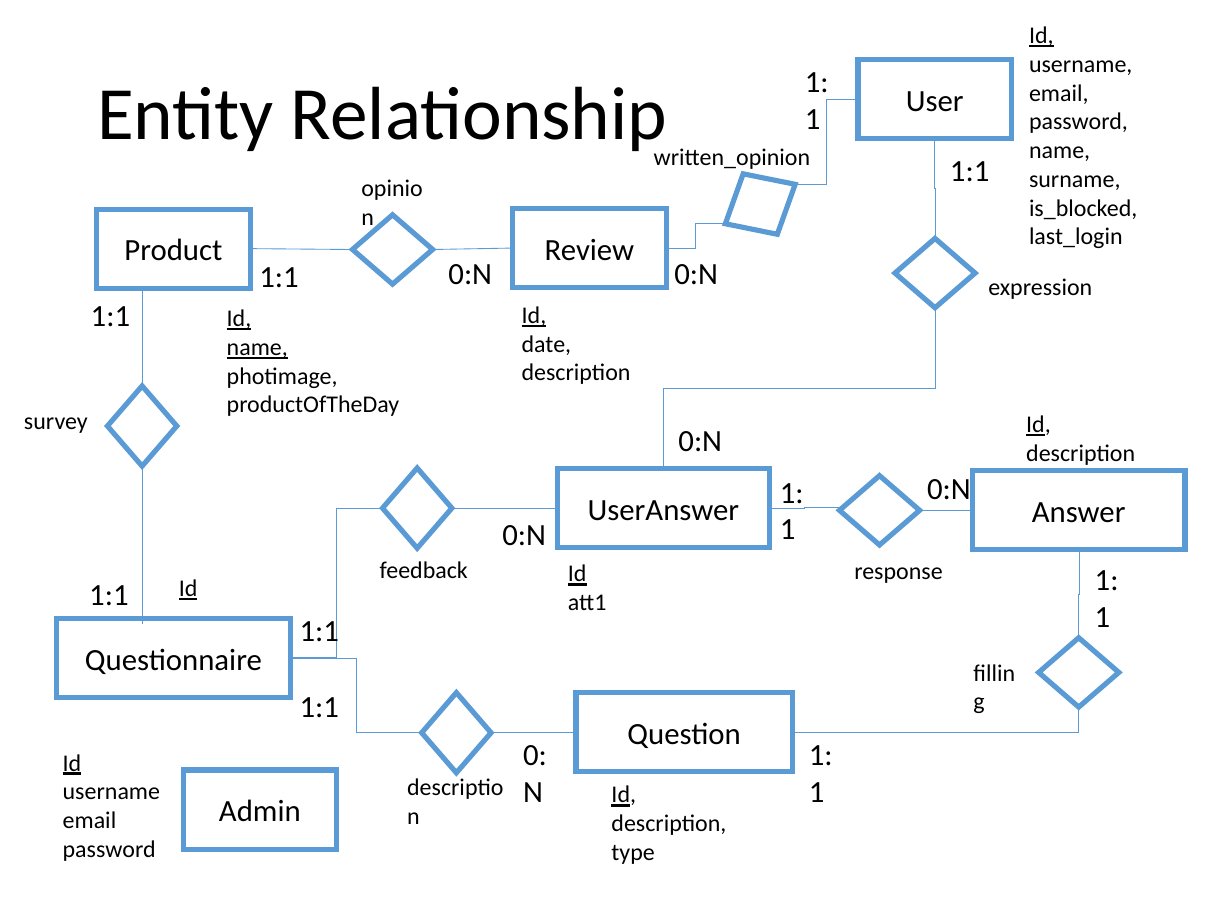
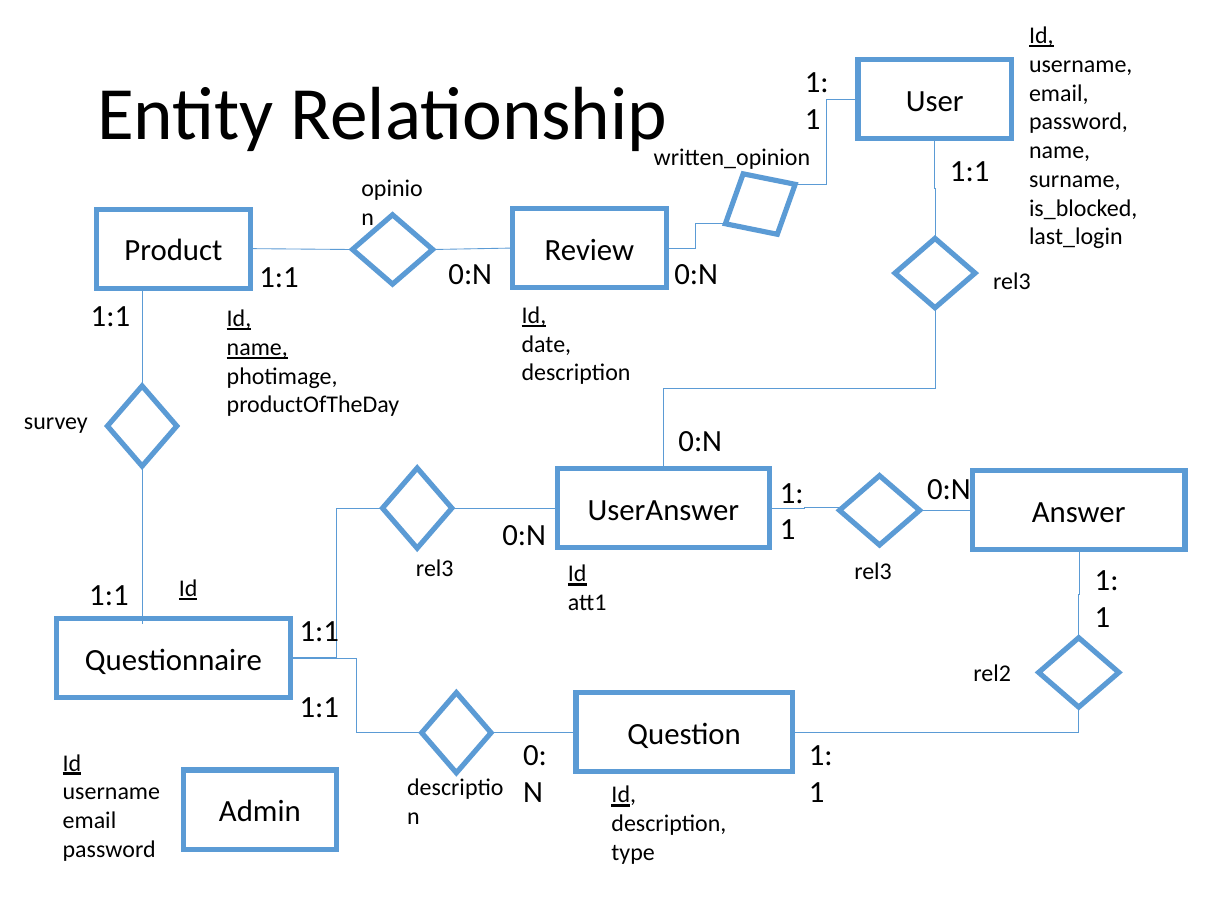
Before and after one commit to catonzio/DB2project, a slide deck: slide 5 of DB2project.pptx (slide 2 before the commit). Drawn at 1232x924 pixels with LibreOffice and Linux fonts; fonts in the diff are those of the drawing. Boxes give left, top, right and bottom in pixels: in the first picture for what was removed or moved away, otherwise in the second. Text is boxed around its words. In the diff, an @@ line names an element or a change of style, - is before the commit and + after.

```diff
--- a/DB2project.pptx
+++ b/DB2project.pptx
@@ text at <box>993,272,1031,289</box>: text changed @@
-expression
+rel3
@@ text removed at <box>1026,415,1135,465</box> @@
-Id,
-description
@@ text at <box>416,559,454,576</box>: text changed @@
-feedback
+rel3
@@ text at <box>854,562,892,579</box>: text changed @@
-response
+rel3
@@ text at <box>973,664,1011,681</box>: text changed @@
-filling
+rel2
```
Also in this commit, not shown: 12 other slides changed, 4 slides added, 11 slides removed, 14 other files.
